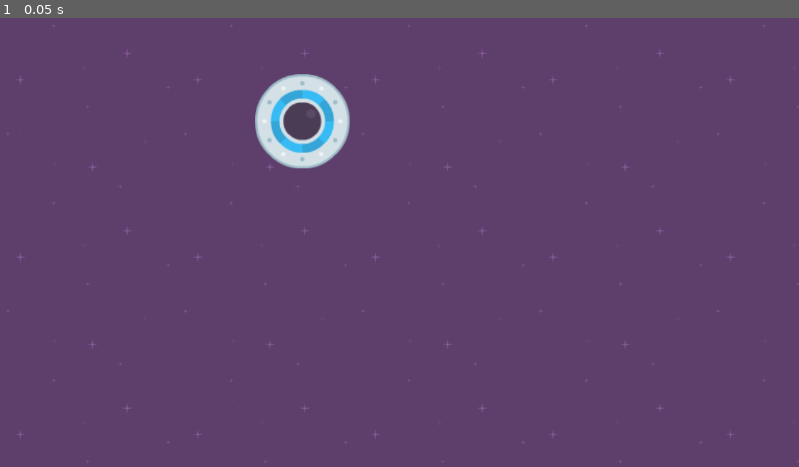
Above: before the commit, frame 1.
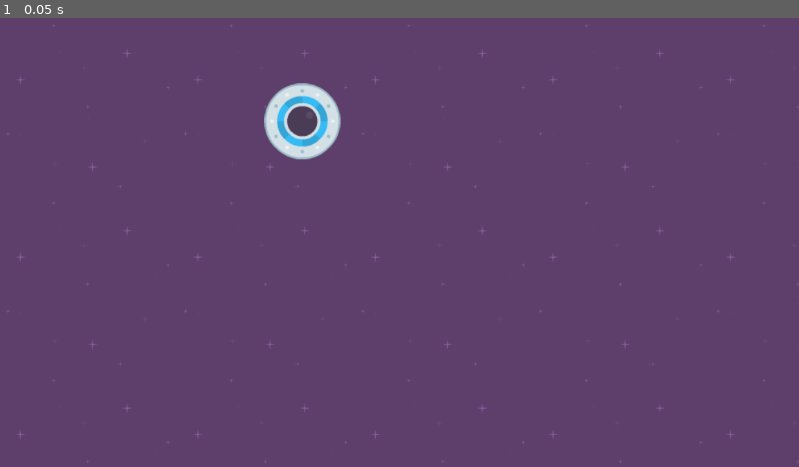
Above: after the commit, the same moment.

Repository: wdthor/Speedy-Saucer
Game: Godot game, scene res://level_1.tscn
The game is run twice, just before and just after one commit, with the same random seed, the same clock (stepped at 60 frames per second) and the same inputs.
Inputs:
- Up to frame 1 (0.05 s): no input

The runs differ from the first frame. In frame 1, 1.5% of the frame differs, in the area x 31-44%, y 12-34%.

Commit message:
7- Intro to Scripting

Diff:
--- /dev/null
+++ b/level_1.gd
@@ -0,0 +1,11 @@
+extends Node2D
+
+
+# Called when the node enters the scene tree for the first time.
+func _ready():
+	pass # Replace with function body.
+
+
+# Called every frame. 'delta' is the elapsed time since the previous frame.
+func _process(delta):
+	pass
--- a/level_1.tscn
+++ b/level_1.tscn
@@ -1,11 +1,14 @@
-[gd_scene load_steps=3 format=3 uid="uid://dieaf48po3r6c"]
+[gd_scene load_steps=4 format=3 uid="uid://dieaf48po3r6c"]
 
+[ext_resource type="Script" path="res://level_1.gd" id="1_hui21"]
 [ext_resource type="Texture2D" uid="uid://ff6iv8vr0ffd" path="res://purple.png" id="1_ygf00"]
 [ext_resource type="PackedScene" uid="uid://bek6lq1dtxsjk" path="res://player.tscn" id="2_der11"]
 
 [node name="Level1" type="Node2D"]
+script = ExtResource("1_hui21")
 
 [node name="Background" type="TextureRect" parent="."]
+z_index = -100
 offset_right = 1152.0
 offset_bottom = 648.0
 texture = ExtResource("1_ygf00")
--- /dev/null
+++ b/player.gd
@@ -0,0 +1,11 @@
+extends RigidBody2D
+
+
+# Called when the node enters the scene tree for the first time.
+func _ready():
+	pass # Replace with function body.
+
+
+# Called every frame. 'delta' is the elapsed time since the previous frame.
+func _process(delta):
+	pass
--- a/player.tscn
+++ b/player.tscn
@@ -1,5 +1,6 @@
-[gd_scene load_steps=3 format=3 uid="uid://bek6lq1dtxsjk"]
+[gd_scene load_steps=4 format=3 uid="uid://bek6lq1dtxsjk"]
 
+[ext_resource type="Script" path="res://player.gd" id="1_ensbw"]
 [ext_resource type="Texture2D" uid="uid://bpvgo134mjju6" path="res://ufoBlue.png" id="1_ls5t0"]
 
 [sub_resource type="CircleShape2D" id="CircleShape2D_oqnkl"]
@@ -7,11 +8,12 @@
 
 [node name="Player" type="RigidBody2D"]
 gravity_scale = 0.0
+script = ExtResource("1_ensbw")
 
 [node name="Sprite2D" type="Sprite2D" parent="."]
-scale = Vector2(1.5, 1.5)
+scale = Vector2(1.2, 1.2)
 texture = ExtResource("1_ls5t0")
 
 [node name="CollisionShape2D" type="CollisionShape2D" parent="."]
-scale = Vector2(1.5, 1.5)
+scale = Vector2(1.2, 1.2)
 shape = SubResource("CircleShape2D_oqnkl")
